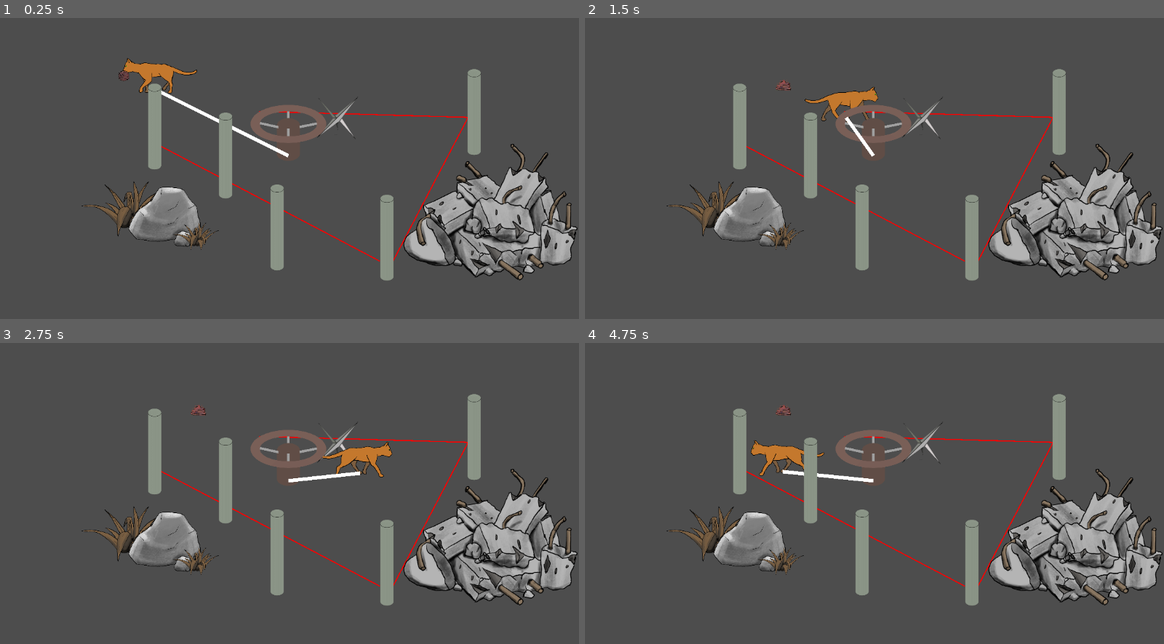
Above: before the commit, frames 1-4 (two rows, left to right).
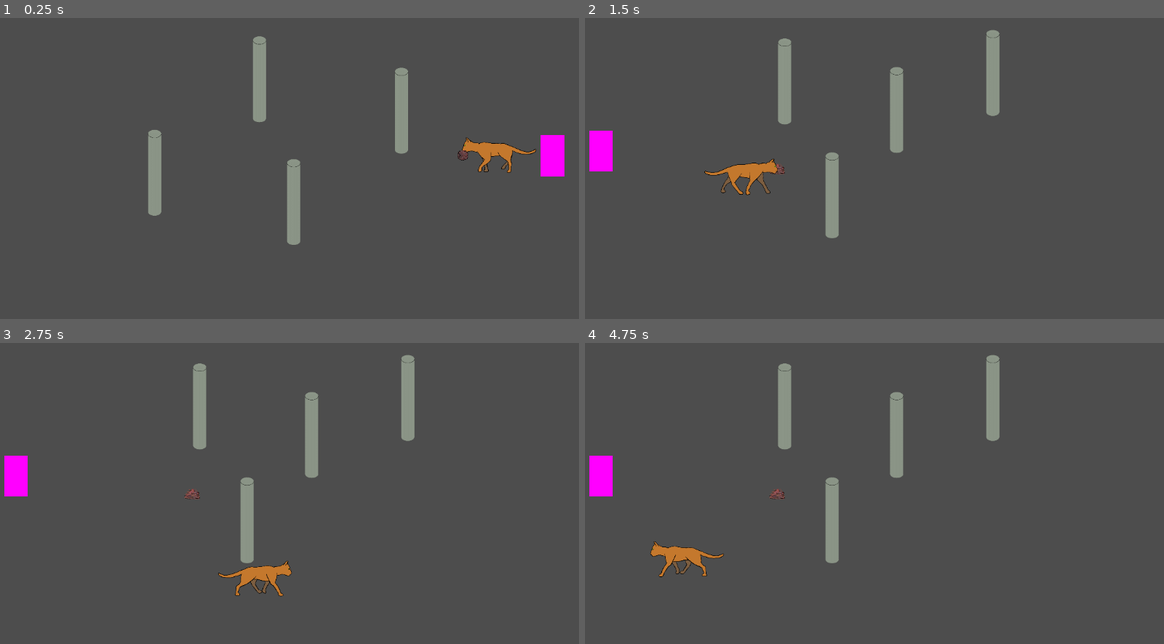
Above: after the commit, the same moments.

Repository: Flodurs/Godotwildjam63
Game: Godot game, scene res://szenen/Levels/level_1.tscn
Two runs of this game, one before a commit and one after it. Both use one fixed random seed, a clock stepped at 60 frames per second and the inputs below. Before the commit the project starts from res://szenen/level/Level.tscn.
Inputs:
- Up to frame 1 (0.25 s): no input
- Up to frame 2 (1.5 s): tap Enter at 0.5 s; hold D (mRight) 0.53-1.28 s; tap E (wolleInteraktion) at 0.6, 1.35 s; hold S (mDown) from 1.28 s (still down)
- Up to frame 3 (2.75 s): release S (mDown) at 2.03 s; hold D (mRight) from 2.03 s (still down); tap E (wolleInteraktion) at 2.1 s
- Up to frame 4 (4.75 s): release D (mRight) at 2.78 s; hold W (mUp) 2.78-3.53 s; tap E (wolleInteraktion) at 2.85, 3.6, 4.35 s; hold A (mLeft) from 3.53 s (still down)

The runs differ from the first frame. In frame 1, 17% of the frame differs, in the area x 14-100%, y 6-88%; in frame 2, 17%; in frame 3, 17%; in frame 4, 17%, in the area x 0-100%, y 3-88%.

Commit message:
LevelSystem

Diff:
--- a/project.godot
+++ b/project.godot
@@ -11,7 +11,7 @@
 [application]
 
 config/name="Godotwildjam 63"
-run/main_scene="res://szenen/level/level.tscn"
+run/main_scene="res://szenen/Levels/level_1.tscn"
 config/features=PackedStringArray("4.1", "Forward Plus")
 config/icon="res://icon.svg"
 
--- /dev/null
+++ b/szenen/Levels/level_1.gd
@@ -0,0 +1,2 @@
+extends level_parent
+var next_scene: String = "res://szenen/Levels/level_2.tscn"
--- /dev/null
+++ b/szenen/Levels/level_1.tscn
@@ -0,0 +1,28 @@
+[gd_scene load_steps=5 format=3 uid="uid://cpkir3ceg65du"]
+
+[ext_resource type="PackedScene" uid="uid://ct8c5s7tamylk" path="res://szenen/level/Level.tscn" id="1_chtnv"]
+[ext_resource type="PackedScene" uid="uid://d0sprmhk4yyal" path="res://szenen/objekte/Pillar.tscn" id="2_088v0"]
+[ext_resource type="Script" path="res://szenen/Levels/level_1.gd" id="2_a1d08"]
+[ext_resource type="PackedScene" uid="uid://bjcuxfnidmejs" path="res://szenen/objekte/forward_gate.tscn" id="4_q4dfa"]
+
+[node name="level1" groups=["Level"] instance=ExtResource("1_chtnv")]
+script = ExtResource("2_a1d08")
+
+[node name="Katze" parent="." index="0"]
+position = Vector2(583, 37)
+
+[node name="Pillar" parent="Pillars" index="0" instance=ExtResource("2_088v0")]
+position = Vector2(-379, 161)
+
+[node name="Pillar2" parent="Pillars" index="1" instance=ExtResource("2_088v0")]
+position = Vector2(-82, -104)
+
+[node name="Pillar3" parent="Pillars" index="2" instance=ExtResource("2_088v0")]
+position = Vector2(15, 244)
+
+[node name="Pillar4" parent="Pillars" index="3" instance=ExtResource("2_088v0")]
+position = Vector2(320, -15)
+script = null
+
+[node name="ForwardGate" parent="." index="4" instance=ExtResource("4_q4dfa")]
+position = Vector2(748, 0)
--- /dev/null
+++ b/szenen/Levels/level_2.gd
@@ -0,0 +1,3 @@
+extends level_parent
+var next_scene: String = "res://szenen/Levels/level_2.tscn"
+var last_scene: String = "res://szenen/Levels/level_1.tscn"
--- /dev/null
+++ b/szenen/Levels/level_2.tscn
@@ -0,0 +1,27 @@
+[gd_scene load_steps=5 format=3 uid="uid://bihu5nvtiyh61"]
+
+[ext_resource type="PackedScene" uid="uid://ct8c5s7tamylk" path="res://szenen/level/Level.tscn" id="1_c2i40"]
+[ext_resource type="Script" path="res://szenen/Levels/level_2.gd" id="2_eyxcm"]
+[ext_resource type="PackedScene" uid="uid://d0sprmhk4yyal" path="res://szenen/objekte/Pillar.tscn" id="3_kt71y"]
+[ext_resource type="PackedScene" uid="uid://1aqljah1hsiv" path="res://szenen/objekte/backward_gate.tscn" id="4_rroj2"]
+
+[node name="level2" groups=["Level"] instance=ExtResource("1_c2i40")]
+script = ExtResource("2_eyxcm")
+
+[node name="Katze" parent="." index="0"]
+position = Vector2(-608, 16)
+
+[node name="Pillar" parent="Pillars" index="0" instance=ExtResource("3_kt71y")]
+position = Vector2(-251, -98)
+
+[node name="Pillar2" parent="Pillars" index="1" instance=ExtResource("3_kt71y")]
+position = Vector2(-117, 225)
+
+[node name="Pillar3" parent="Pillars" index="2" instance=ExtResource("3_kt71y")]
+position = Vector2(66, -17)
+
+[node name="Pillar4" parent="Pillars" index="3" instance=ExtResource("3_kt71y")]
+position = Vector2(338, -122)
+
+[node name="backward_gate" parent="." index="4" instance=ExtResource("4_rroj2")]
+position = Vector2(-771, -14)
--- a/szenen/level/Level.gd
+++ b/szenen/level/Level.gd
@@ -1,6 +1,8 @@
 extends Node2D
+class_name level_parent
 
-
+func change_scene(target):
+	get_tree().change_scene_to_file(target)
 
 func _ready():
 
--- a/szenen/level/Level.tscn
+++ b/szenen/level/Level.tscn
@@ -1,15 +1,7 @@
-[gd_scene load_steps=11 format=3 uid="uid://ct8c5s7tamylk"]
+[gd_scene load_steps=3 format=3 uid="uid://ct8c5s7tamylk"]
 
 [ext_resource type="Script" path="res://szenen/level/Level.gd" id="1_6dvvy"]
-[ext_resource type="PackedScene" uid="uid://d0sprmhk4yyal" path="res://szenen/objekte/Pillar.tscn" id="1_caku8"]
 [ext_resource type="PackedScene" uid="uid://ceheqoktc83rp" path="res://szenen/entitys/katze.tscn" id="1_fv7qr"]
-[ext_resource type="PackedScene" path="res://szenen/objekte/rock.tscn" id="3_yxktc"]
-[ext_resource type="PackedScene" uid="uid://cy275b2isyok0" path="res://szenen/objekte/spike.tscn" id="5_7m1ht"]
-[ext_resource type="PackedScene" uid="uid://cxc1mipvyf0xl" path="res://szenen/objekte/Seilstueck.tscn" id="5_ppn7a"]
-[ext_resource type="PackedScene" uid="uid://dx58tbjxxj8gv" path="res://szenen/objekte/rad.tscn" id="7_i1n3s"]
-[ext_resource type="PackedScene" path="res://szenen/objekte/grass.tscn" id="7_r2t3v"]
-[ext_resource type="PackedScene" uid="uid://b7732dj7h1yrt" path="res://szenen/objekte/seil.tscn" id="7_xqpbt"]
-[ext_resource type="PackedScene" path="res://szenen/objekte/concrete_pile.tscn" id="8_8dxxq"]
 
 [node name="level" type="Node2D"]
 y_sort_enabled = true
@@ -18,58 +10,10 @@
 [node name="Katze" parent="." instance=ExtResource("1_fv7qr")]
 position = Vector2(-377, -188)
 
-[node name="Pillar" parent="." instance=ExtResource("1_caku8")]
-position = Vector2(-379, 30)
-
-[node name="Pillar2" parent="." instance=ExtResource("1_caku8")]
-position = Vector2(526, -11)
-
-[node name="Pillar3" parent="." instance=ExtResource("1_caku8")]
-position = Vector2(279, 345)
-
-[node name="Pillar4" parent="." instance=ExtResource("1_caku8")]
-position = Vector2(-178, 112)
-
-[node name="Pillar5" parent="." instance=ExtResource("1_caku8")]
-position = Vector2(-32, 316)
-
-[node name="Seilstueck" parent="." instance=ExtResource("5_ppn7a")]
-position = Vector2(-539, -364)
-points = PackedVector2Array(178, 337, 798, 663)
-
-[node name="Seilstueck2" parent="." instance=ExtResource("5_ppn7a")]
-position = Vector2(-539, -364)
-points = PackedVector2Array(1048, 255, 835, 663)
-
-[node name="Seilstueck3" parent="." instance=ExtResource("5_ppn7a")]
-position = Vector2(-539, -364)
-points = PackedVector2Array(1048, 255, 456, 238)
-
-[node name="spike" parent="." instance=ExtResource("5_7m1ht")]
-position = Vector2(135, -68)
-
-[node name="Objects" type="Node2D" parent="."]
-y_sort_enabled = true
-
-[node name="Rock" parent="Objects" instance=ExtResource("3_yxktc")]
-position = Vector2(-345, 224)
-scale = Vector2(0.3, 0.3)
-
-[node name="Grass" parent="Objects" instance=ExtResource("7_r2t3v")]
-position = Vector2(-260, 250)
-scale = Vector2(0.15, 0.15)
-
-[node name="Grass2" parent="Objects" instance=ExtResource("7_r2t3v")]
-position = Vector2(-449, 194)
-scale = Vector2(0.3, 0.3)
-
-[node name="ConcretePile" parent="Objects" instance=ExtResource("8_8dxxq")]
-position = Vector2(572, 273)
-scale = Vector2(0.7, 0.7)
-
 [node name="Camera2D" type="Camera2D" parent="."]
 zoom = Vector2(0.7, 0.7)
 
-[node name="rad" parent="Camera2D" instance=ExtResource("7_i1n3s")]
+[node name="Objects" type="Node2D" parent="."]
 
-[node name="Seil" parent="." instance=ExtResource("7_xqpbt")]
+[node name="Pillars" type="Node2D" parent="."]
+y_sort_enabled = true
--- /dev/null
+++ b/szenen/objekte/ForwardGate.gd
@@ -0,0 +1,6 @@
+extends Node2D
+
+
+func _on_body_entered(body):
+	var scene = get_tree().get_nodes_in_group("Level")[0]
+	scene.change_scene(scene.next_scene)
--- /dev/null
+++ b/szenen/objekte/backward_gate.gd
@@ -0,0 +1,5 @@
+extends Area2D
+
+func _on_body_entered(body):
+	var scene = get_tree().get_nodes_in_group("Level")[0]
+	scene.change_scene(scene.last_scene)
--- /dev/null
+++ b/szenen/objekte/backward_gate.tscn
@@ -0,0 +1,22 @@
+[gd_scene load_steps=4 format=3 uid="uid://1aqljah1hsiv"]
+
+[ext_resource type="Script" path="res://szenen/objekte/backward_gate.gd" id="1_83fwl"]
+
+[sub_resource type="RectangleShape2D" id="RectangleShape2D_quue1"]
+size = Vector2(67, 117)
+
+[sub_resource type="PlaceholderTexture2D" id="PlaceholderTexture2D_gkyh8"]
+
+[node name="backward_gate" type="Area2D"]
+script = ExtResource("1_83fwl")
+
+[node name="CollisionShape2D" type="CollisionShape2D" parent="."]
+position = Vector2(0.5, 0.5)
+shape = SubResource("RectangleShape2D_quue1")
+
+[node name="Sprite2D" type="Sprite2D" parent="."]
+position = Vector2(0, 0.5)
+scale = Vector2(66, 117)
+texture = SubResource("PlaceholderTexture2D_gkyh8")
+
+[connection signal="body_entered" from="." to="." method="_on_body_entered"]
--- /dev/null
+++ b/szenen/objekte/forward_gate.tscn
@@ -0,0 +1,22 @@
+[gd_scene load_steps=4 format=3 uid="uid://bjcuxfnidmejs"]
+
+[ext_resource type="Script" path="res://szenen/objekte/ForwardGate.gd" id="1_bdfei"]
+
+[sub_resource type="RectangleShape2D" id="RectangleShape2D_502k2"]
+size = Vector2(67, 117)
+
+[sub_resource type="PlaceholderTexture2D" id="PlaceholderTexture2D_01yha"]
+
+[node name="ForwardGate" type="Area2D"]
+script = ExtResource("1_bdfei")
+
+[node name="CollisionShape2D" type="CollisionShape2D" parent="."]
+position = Vector2(0.5, 0.5)
+shape = SubResource("RectangleShape2D_502k2")
+
+[node name="Sprite2D" type="Sprite2D" parent="."]
+position = Vector2(0, 0.5)
+scale = Vector2(66, 117)
+texture = SubResource("PlaceholderTexture2D_01yha")
+
+[connection signal="body_entered" from="." to="." method="_on_body_entered"]
--- /dev/null
+++ b/szenen/objekte/reifen.tscn
@@ -0,0 +1,13 @@
+[gd_scene load_steps=2 format=3 uid="uid://c7elyyvwrxq2i"]
+
+[ext_resource type="Texture2D" uid="uid://djy4onae8u5dl" path="res://assets/sprites/Objects/Reifen.png" id="1_nksgt"]
+
+[node name="Reifen" type="StaticBody2D"]
+
+[node name="Sprite2D" type="Sprite2D" parent="."]
+position = Vector2(0, -74)
+texture = ExtResource("1_nksgt")
+
+[node name="CollisionPolygon2D" type="CollisionPolygon2D" parent="."]
+position = Vector2(0, -77)
+polygon = PackedVector2Array(-276, 79, -202, 134, -87, 165, 48, 171, 178, 144, 248, 102, 243, 51, 169, 12, 39, -11, -66, -8, -198, 11, -269, 45)
--- /dev/null
+++ b/szenen/objekte/wind.tscn
@@ -0,0 +1,138 @@
+[gd_scene load_steps=26 format=3 uid="uid://32u1fx8apg4v"]
+
+[ext_resource type="Texture2D" uid="uid://bou8npwjsy1mb" path="res://assets/sprites/WindImageSequence/frame0000.png" id="1_iygiu"]
+[ext_resource type="Texture2D" uid="uid://bd5x35815afq4" path="res://assets/sprites/WindImageSequence/frame0001.png" id="2_tb54v"]
+[ext_resource type="Texture2D" uid="uid://hlndajob1xxf" path="res://assets/sprites/WindImageSequence/frame0002.png" id="3_6q0t0"]
+[ext_resource type="Texture2D" uid="uid://c6wm1mejih8op" path="res://assets/sprites/WindImageSequence/frame0003.png" id="4_nu3ca"]
+[ext_resource type="Texture2D" uid="uid://cwjtaar0ih1cx" path="res://assets/sprites/WindImageSequence/frame0004.png" id="5_hd3j4"]
+[ext_resource type="Texture2D" uid="uid://bd3amwdyapw8y" path="res://assets/sprites/WindImageSequence/frame0005.png" id="6_38sl7"]
+[ext_resource type="Texture2D" uid="uid://d07sgxgumumnv" path="res://assets/sprites/WindImageSequence/frame0006.png" id="7_ydug4"]
+[ext_resource type="Texture2D" uid="uid://bqiijd00bwpv3" path="res://assets/sprites/WindImageSequence/frame0007.png" id="8_qex2u"]
+[ext_resource type="Texture2D" uid="uid://ml3hwcm8hf17" path="res://assets/sprites/WindImageSequence/frame0008.png" id="9_hwty8"]
+[ext_resource type="Texture2D" uid="uid://gkeblxbiv5t2" path="res://assets/sprites/WindImageSequence/frame0009.png" id="10_bwq4x"]
+[ext_resource type="Texture2D" uid="uid://d2ua8ilmu1g2d" path="res://assets/sprites/WindImageSequence/frame0010.png" id="11_4gxq8"]
+[ext_resource type="Texture2D" uid="uid://cq5vygnk2cfev" path="res://assets/sprites/WindImageSequence/frame0011.png" id="12_i51yx"]
+[ext_resource type="Texture2D" uid="uid://rusrkupr7slj" path="res://assets/sprites/WindImageSequence/frame0012.png" id="13_o2n7u"]
+[ext_resource type="Texture2D" uid="uid://c5rcas3x7cq61" path="res://assets/sprites/WindImageSequence/frame0013.png" id="14_emmg6"]
+[ext_resource type="Texture2D" uid="uid://12y4mlgjyrbb" path="res://assets/sprites/WindImageSequence/frame0014.png" id="15_ctwe8"]
+[ext_resource type="Texture2D" uid="uid://ck1na8eqoiriq" path="res://assets/sprites/WindImageSequence/frame0015.png" id="16_27aos"]
+[ext_resource type="Texture2D" uid="uid://k4f7jkyrcw13" path="res://assets/sprites/WindImageSequence/frame0016.png" id="17_25dos"]
+[ext_resource type="Texture2D" uid="uid://c8337iofee6di" path="res://assets/sprites/WindImageSequence/frame0017.png" id="18_pgt6c"]
+[ext_resource type="Texture2D" uid="uid://c4kve57dd2tom" path="res://assets/sprites/WindImageSequence/frame0018.png" id="19_vobgj"]
+[ext_resource type="Texture2D" uid="uid://c51ncna2hl4ej" path="res://assets/sprites/WindImageSequence/frame0019.png" id="20_erks4"]
+[ext_resource type="Texture2D" uid="uid://ddejo1apgek8p" path="res://assets/sprites/WindImageSequence/frame0020.png" id="21_yf2lx"]
+[ext_resource type="Texture2D" uid="uid://bfju6jugfaog0" path="res://assets/sprites/WindImageSequence/frame0021.png" id="22_t0na3"]
+[ext_resource type="Texture2D" uid="uid://ckeo5dukn0x3c" path="res://assets/sprites/WindImageSequence/frame0022.png" id="23_wq7mu"]
+
+[sub_resource type="AnimatedTexture" id="AnimatedTexture_br48e"]
+frames = 22
+frame_0/texture = ExtResource("1_iygiu")
+frame_1/texture = ExtResource("2_tb54v")
+frame_1/duration = 1.0
+frame_2/texture = ExtResource("3_6q0t0")
+frame_2/duration = 1.0
+frame_3/duration = 1.0
+frame_4/duration = 1.0
+frame_5/duration = 1.0
+frame_6/duration = 1.0
+frame_7/duration = 1.0
+frame_8/duration = 1.0
+frame_9/duration = 1.0
+frame_10/duration = 1.0
+frame_11/duration = 1.0
+frame_12/duration = 1.0
+frame_13/duration = 1.0
+frame_14/duration = 1.0
+frame_15/duration = 1.0
+frame_16/duration = 1.0
+frame_17/duration = 1.0
+frame_18/duration = 1.0
+frame_19/duration = 1.0
+frame_20/duration = 1.0
+frame_21/duration = 1.0
+
+[sub_resource type="SpriteFrames" id="SpriteFrames_a3og6"]
+animations = [{
+"frames": [{
+"duration": 1.0,
+"texture": ExtResource("1_iygiu")
+}, {
+"duration": 1.0,
+"texture": ExtResource("2_tb54v")
+}, {
+"duration": 1.0,
+"texture": ExtResource("3_6q0t0")
+}, {
+"duration": 1.0,
+"texture": ExtResource("4_nu3ca")
+}, {
+"duration": 1.0,
+"texture": ExtResource("5_hd3j4")
+}, {
+"duration": 1.0,
+"texture": ExtResource("6_38sl7")
+}, {
+"duration": 1.0,
+"texture": ExtResource("7_ydug4")
+}, {
+"duration": 1.0,
+"texture": ExtResource("8_qex2u")
+}, {
+"duration": 1.0,
+"texture": ExtResource("9_hwty8")
+}, {
+"duration": 1.0,
+"texture": ExtResource("10_bwq4x")
+}, {
+"duration": 1.0,
+"texture": ExtResource("11_4gxq8")
+}, {
+"duration": 1.0,
+"texture": ExtResource("12_i51yx")
+}, {
+"duration": 1.0,
+"texture": ExtResource("13_o2n7u")
+}, {
+"duration": 1.0,
+"texture": ExtResource("14_emmg6")
+}, {
+"duration": 1.0,
+"texture": ExtResource("15_ctwe8")
+}, {
+"duration": 1.0,
+"texture": ExtResource("16_27aos")
+}, {
+"duration": 1.0,
+"texture": ExtResource("17_25dos")
+}, {
+"duration": 1.0,
+"texture": ExtResource("18_pgt6c")
+}, {
+"duration": 1.0,
+"texture": ExtResource("19_vobgj")
+}, {
+"duration": 1.0,
+"texture": ExtResource("20_erks4")
+}, {
+"duration": 1.0,
+"texture": ExtResource("21_yf2lx")
+}, {
+"duration": 1.0,
+"texture": ExtResource("22_t0na3")
+}, {
+"duration": 1.0,
+"texture": ExtResource("23_wq7mu")
+}],
+"loop": true,
+"name": &"default",
+"speed": 17.0
+}]
+
+[node name="Wind" type="CPUParticles2D"]
+modulate = Color(1, 1, 1, 0.254902)
+position = Vector2(301, 202)
+texture = SubResource("AnimatedTexture_br48e")
+
+[node name="AnimatedSprite2D" type="AnimatedSprite2D" parent="."]
+sprite_frames = SubResource("SpriteFrames_a3og6")
+frame_progress = 0.68857
Binary file added: assets/sprites/Objects/Reifen.png
Not shown, added: assets/sprites/Objects/Reifen.png.import
Binary file added: assets/sprites/WindImageSequence/frame0000.png
Not shown, added: assets/sprites/WindImageSequence/frame0000.png.import
Binary file added: assets/sprites/WindImageSequence/frame0001.png
Not shown, added: assets/sprites/WindImageSequence/frame0001.png.import
Binary file added: assets/sprites/WindImageSequence/frame0002.png
Not shown, added: assets/sprites/WindImageSequence/frame0002.png.import
Binary file added: assets/sprites/WindImageSequence/frame0003.png
Not shown, added: assets/sprites/WindImageSequence/frame0003.png.import
Binary file added: assets/sprites/WindImageSequence/frame0004.png
Not shown, added: assets/sprites/WindImageSequence/frame0004.png.import
(and 41 more such lines)
